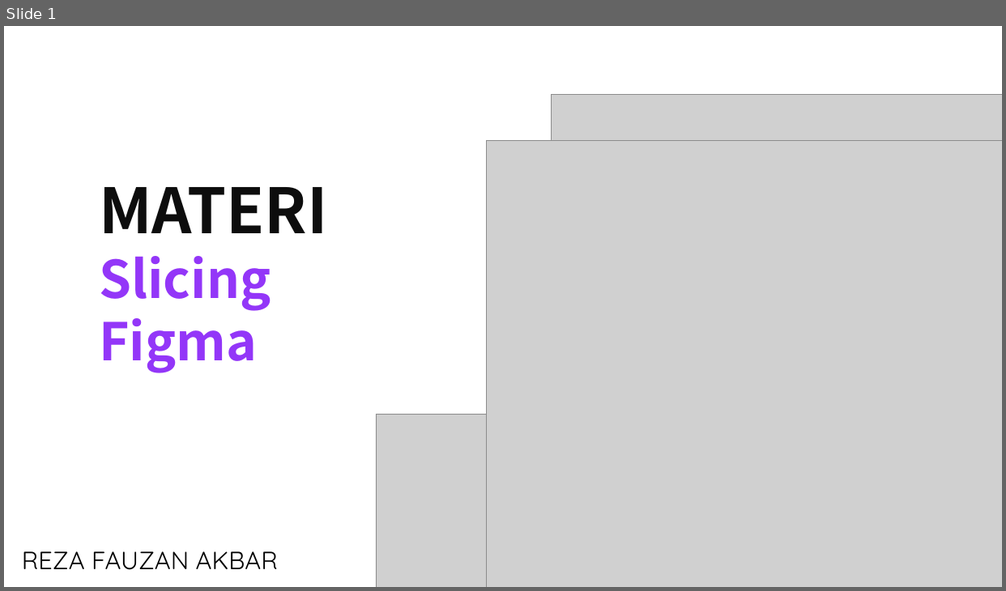
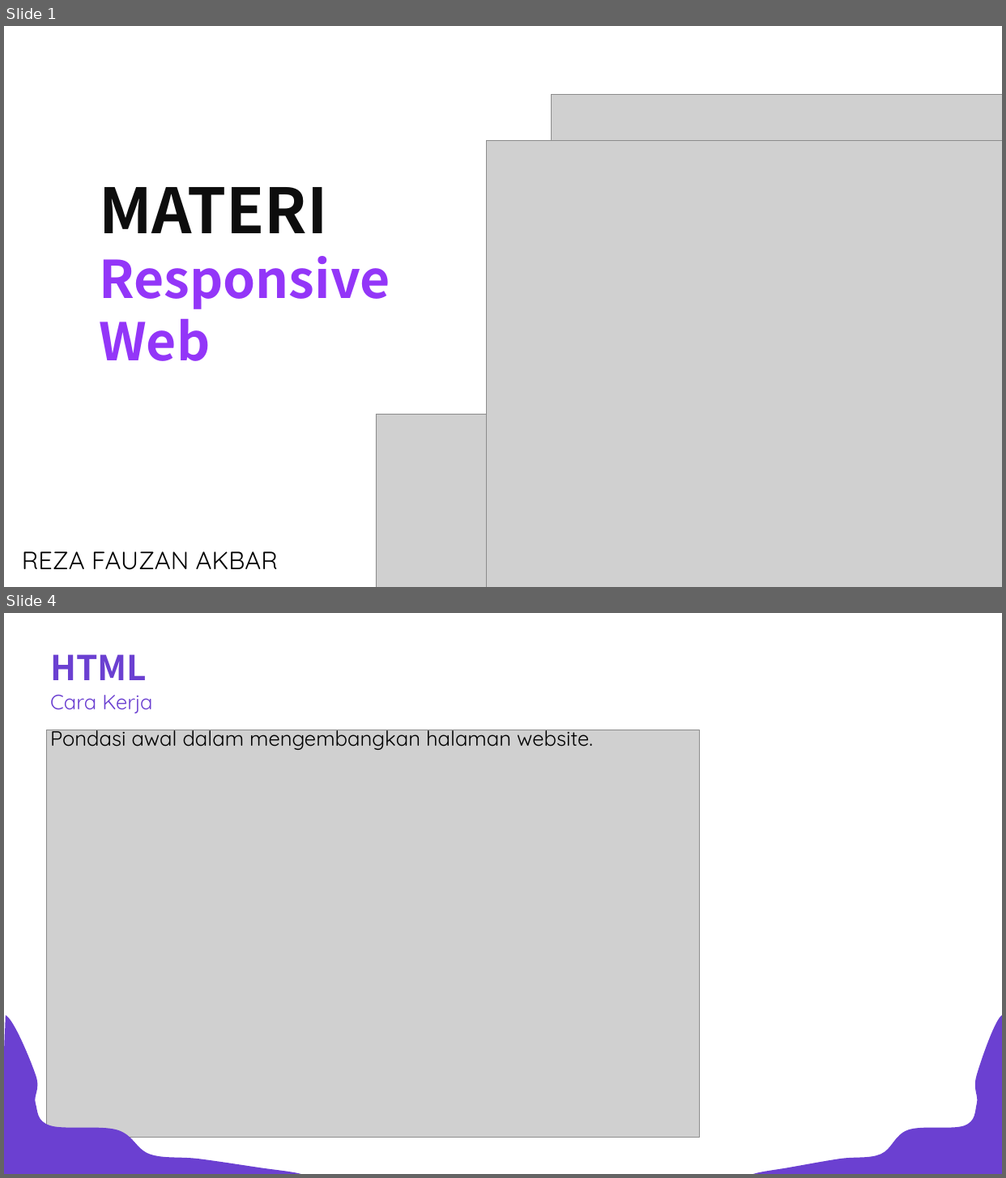
Before and after one commit to rezafauzanakbar/slicing_food_recipes, a slide deck: objective.pptx. Shown one above the other, each under a label of ours: slide 1 before the commit, slides 1 and 4 after it; the slides between them are not shown. The pictures are 1006x591 and 1006x1178 pixels, drawn with LibreOffice and Linux fonts; fonts in the diff are those of the drawing; grey boxes stand for pictures. Boxes give left, top, right and bottom in pixels: in the first picture for what was removed or moved away, otherwise in the second. Text is boxed around its words. In the diff, an @@ line names an element or a change of style, - is before the commit and + after.

```diff
--- a/objective.pptx
+++ b/objective.pptx
@@ slide 4 added at (4, 613, 1002, 1174), background #FFFFFF @@
@@ text added at (50, 654, 147, 680), 66 pt, text #6B40D1, bold @@
+HTML
@@ text added at (50, 695, 152, 713), 40 pt, text #6B40D1 @@
+Cara Kerja
@@ picture added at (47, 730, 699, 1138) @@
@@ text added at (50, 724, 593, 750), 40 pt, text #000000 @@
+Pondasi awal dalam mengembangkan halaman website.
@@ freeform shape added at (4, 1016, 301, 1174), fill #6B40D1 @@
@@ freeform shape added at (753, 1016, 1002, 1174), fill #6B40D1 @@
@@ slide 1 changed as well @@
@@ text at (99, 256, 390, 361): text changed @@
-Slicing
-Figma
+Responsive
+Web
```
Also in this commit, not shown: 7 other slides added, 8 slides removed, 12 other files.
